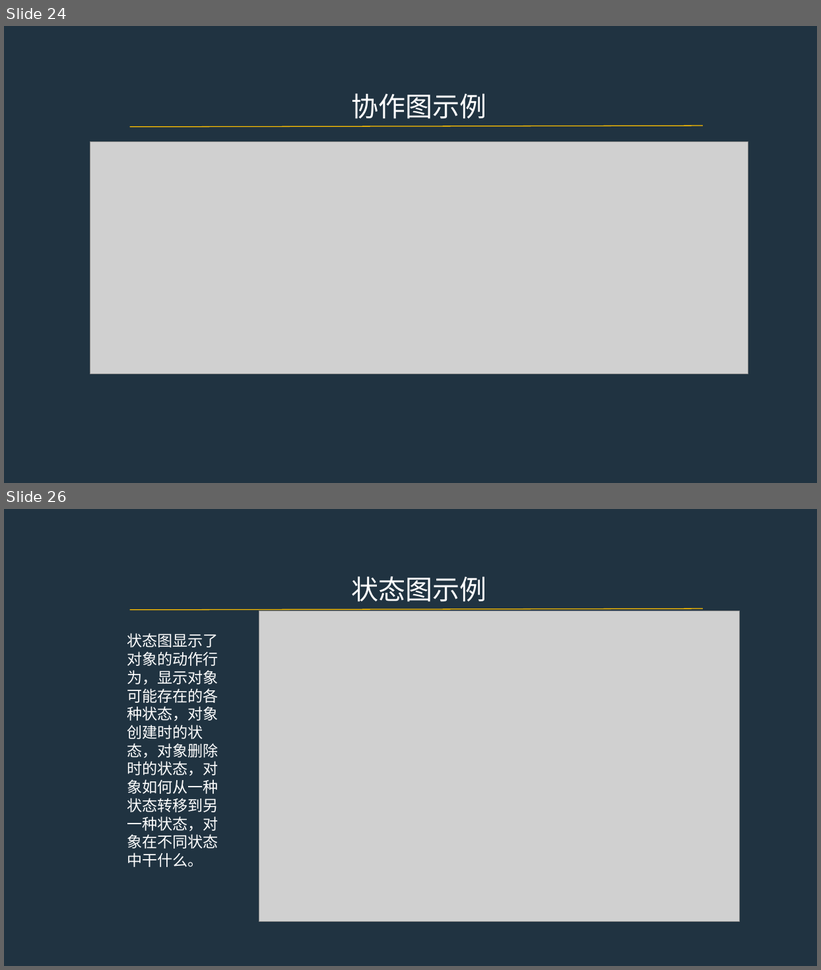
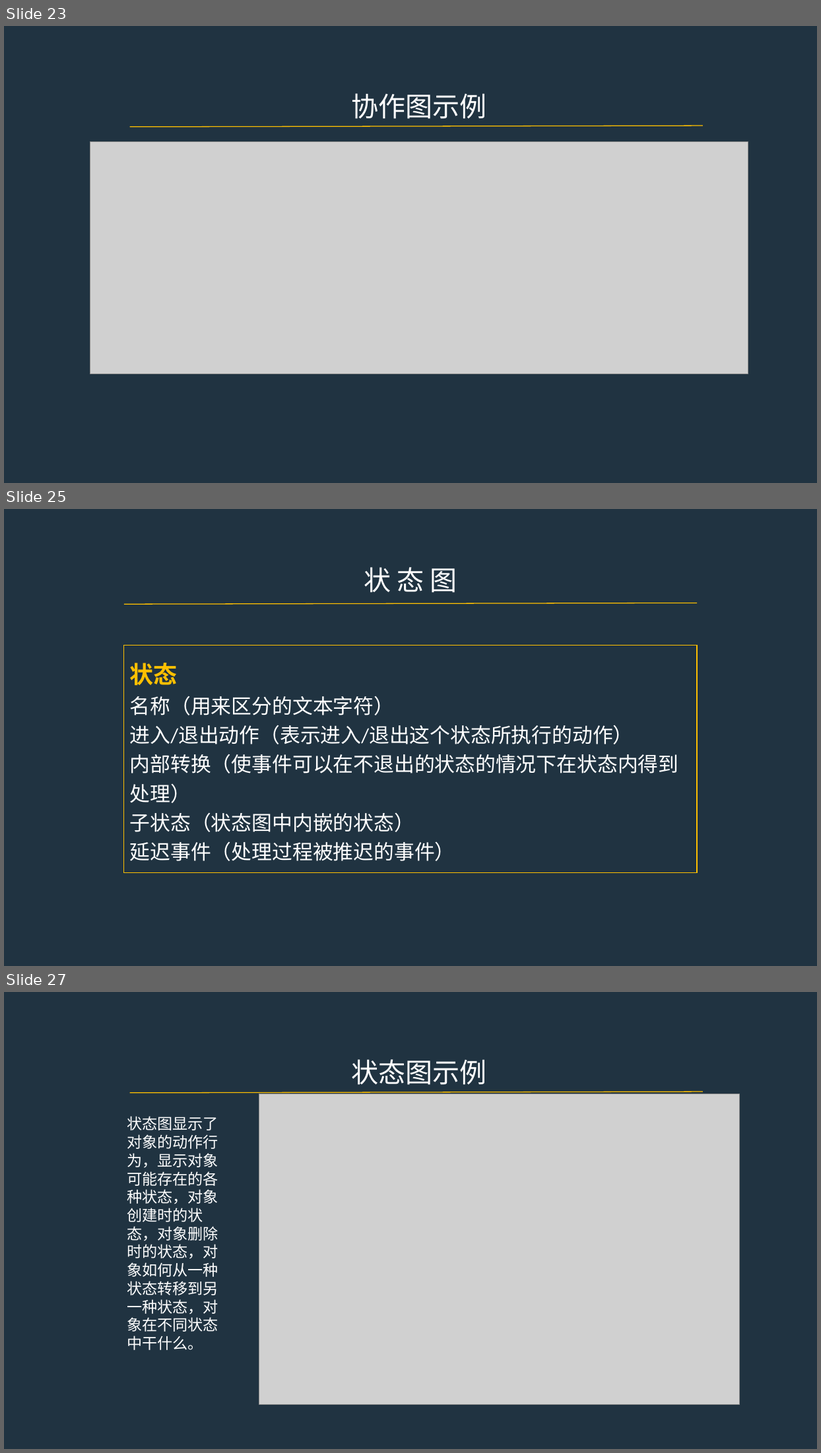
Before and after one commit to PRD2017-G07/G07-teamwork, a slide deck: 0PPT/UML图.pptx. Shown one above the other, each under a label of ours: slides 24 and 26 before the commit, slides 23, 25 and 27 after it; the slides between them are not shown. The pictures are 821x970 and 821x1453 pixels, drawn with LibreOffice and Linux fonts; fonts in the diff are those of the drawing; grey boxes stand for pictures. Boxes give left, top, right and bottom in pixels: in the first picture for what was removed or moved away, otherwise in the second. Text is boxed around its words. In the diff, an @@ line names an element or a change of style, - is before the commit and + after.

```diff
--- a/0PPT/UML图.pptx
+++ b/0PPT/UML图.pptx
@@ slide 25 added at [4, 509, 817, 966], background #203341 @@
@@ text added at [364, 567, 457, 593], 32 pt, text #FFFFFF @@
+状 态 图
@@ line added from (124, 604) to (697, 603), #FFC000 1 pt @@
@@ rectangle added at [124, 645, 698, 873], outline #FFC000 1 pt, 24 pt, text #FFFFFF @@
+状态
+名称（用来区分的文本字符）
+进入/退出动作（表示进入/退出这个状态所执行的动作）
+内部转换（使事件可以在不退出的状态的情况下在状态内得到处理）
+子状态（状态图中内嵌的状态）
+延迟事件（处理过程被推迟的事件）
@@ what was slide 24 is now slide 23 @@
@@ what was slide 26 is now slide 27 @@
```
Also in this commit, not shown: 8 slides changed, 1 other slide added, 1 slide removed.
